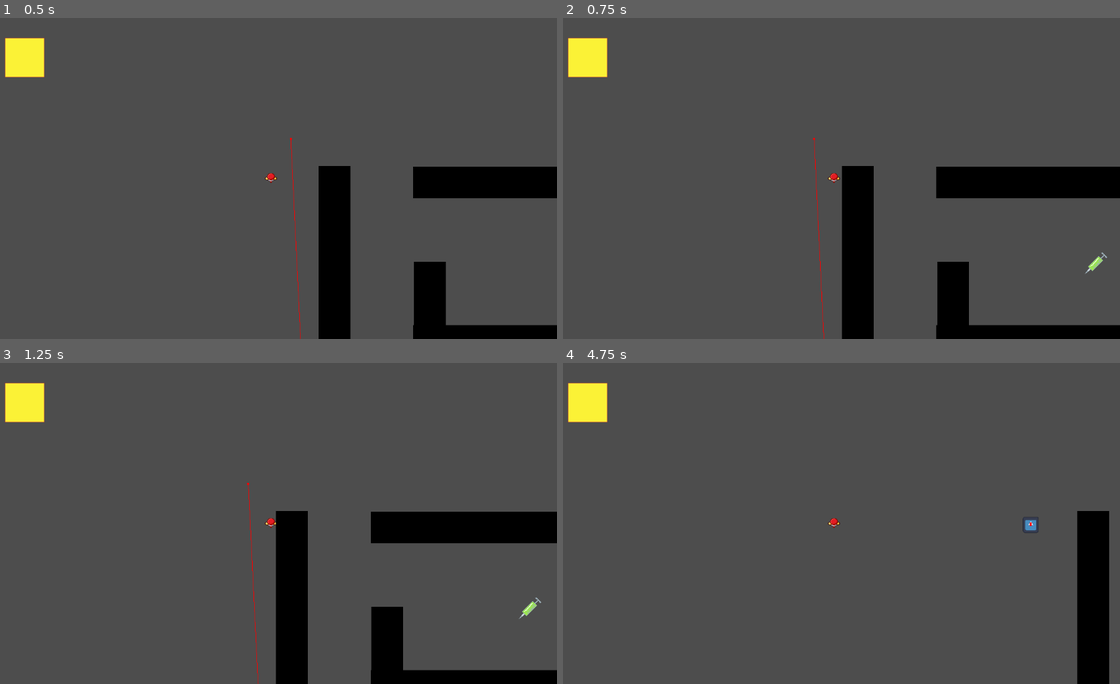
Above: before the commit, frames 1-4 (two rows, left to right).
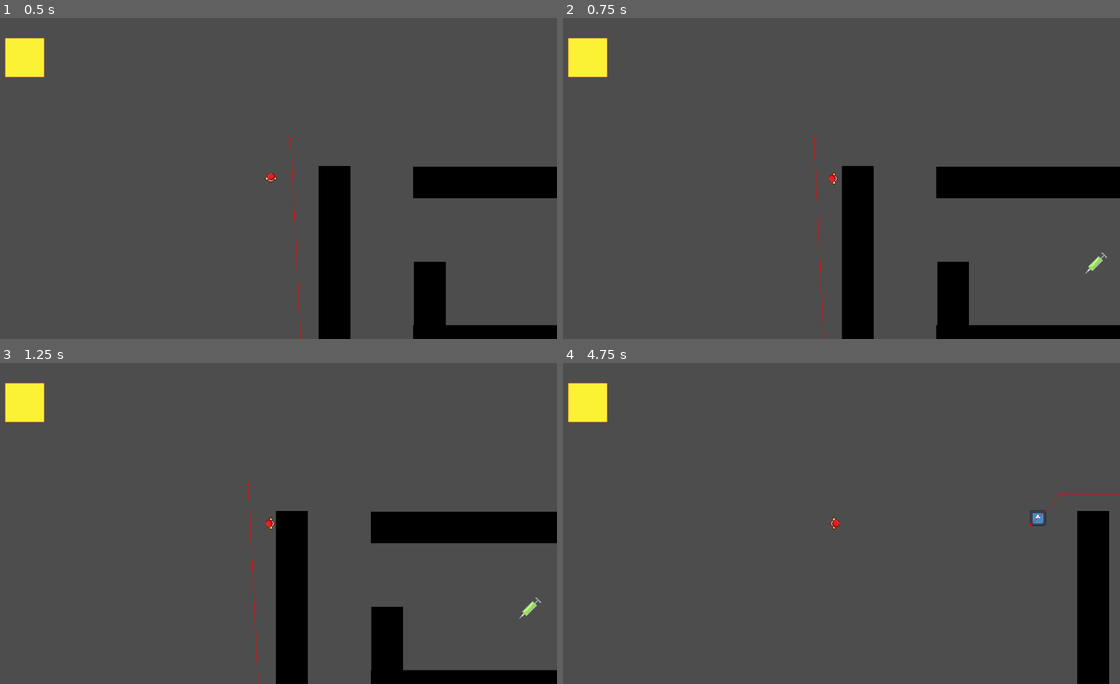
Above: after the commit, the same moments.

Repository: breadlofe/NotMedicine
Game: Godot game, scene res://scenes/test_scene.tscn
Two runs of this game, one before a commit and one after it. Both use one fixed random seed, a clock stepped at 60 frames per second and the inputs below. The engine's default icon, where the game draws it, is replaced by a stand-in: a white triangle on a blue panel in a dark square.
Inputs:
- Up to frame 1 (0.5 s): no input
- Up to frame 2 (0.75 s): tap Enter at 0.5 s; hold D (move_right) from 0.53 s (still down); tap E (interact) at 0.6 s
- Up to frame 3 (1.25 s): keep holding D (move_right)
- Up to frame 4 (4.75 s): tap Space at 1.25 s; release D (move_right) at 1.28 s; hold S (move_down) 1.28-2.03 s; tap E (interact) every 0.75 s from 1.35 to 4.35 s; hold D (move_right) 2.03-2.78 s; hold W (move_up) 2.78-3.53 s; hold A (move_left) from 3.53 s (still down)

Frame 1 is identical in both runs. In frame 2, less than 0.1% of the frame differs, in the area x 47-50%, y 48-52%; in frame 3, less than 0.1%; in frame 4, 0.2%, in the area x 47-100%, y 40-54%.

Commit message:
merge.

Diff:
--- a/scripts/cop.gd
+++ b/scripts/cop.gd
@@ -16,6 +16,8 @@
 
 func _physics_process(delta):
 	if state == "patrol":
+		if(nav_agent.is_navigation_finished()):
+			return
 		if position.distance_to(target_position) > 0.5:
 			velocity = Vector2(nav_agent.get_next_path_position() - global_transform.origin).normalized() * speed
 			move_and_slide()
@@ -42,18 +44,16 @@
 	if body.is_in_group("player_group"):
 		last_position = player.position
 		last_velocity = player.velocity
-		target_position = player.position
-		update_target_position(target_position)
+		target_position = last_position
 		player = null
 		state = "patrol"
-		#target_position = node_positions[randi() % node_positions.size()].position
-		#update_target_position(target_position)
 		#var current_mark: Vector2 = node_positions[0].position
 		#for i in node_positions:
 			#var temp: float = abs(last_position - i.position).length()
 			#if temp < abs(current_mark - last_position).length():
 				#current_mark = i.position
-
+		target_position = node_positions[randi() % node_positions.size()].position
+		update_target_position(target_position)
 
 func _on_cop_detect_player_body_entered(body):
 	if body.is_in_group("player_group"):
--- a/scripts/player.gd
+++ b/scripts/player.gd
@@ -24,6 +24,11 @@
 		velocity = input_direction * speed * 2
 	else:
 		velocity = input_direction * speed
+
+
+	if(input_direction.length() > 0):
+		rotation_degrees = rad_to_deg(atan2(input_direction.y, input_direction.x)) - 90
+
 
 
 	if item_active:
Not shown: 1 places in scenes/test_scene.tscn that only renumber resources
